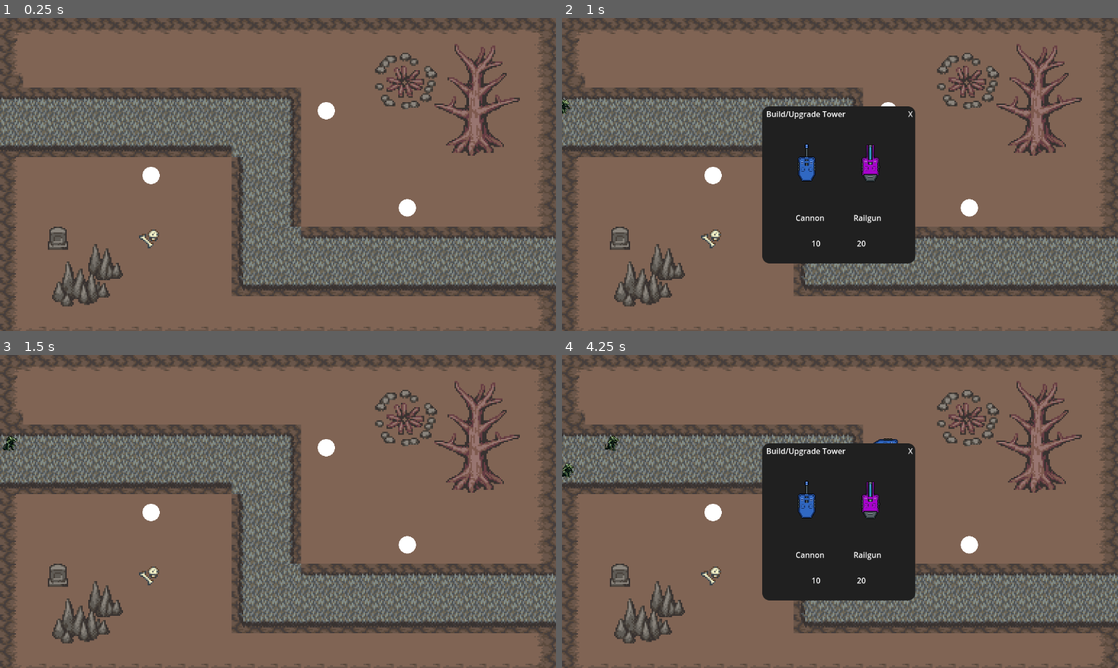
Above: before the commit, frames 1-4 (two rows, left to right).
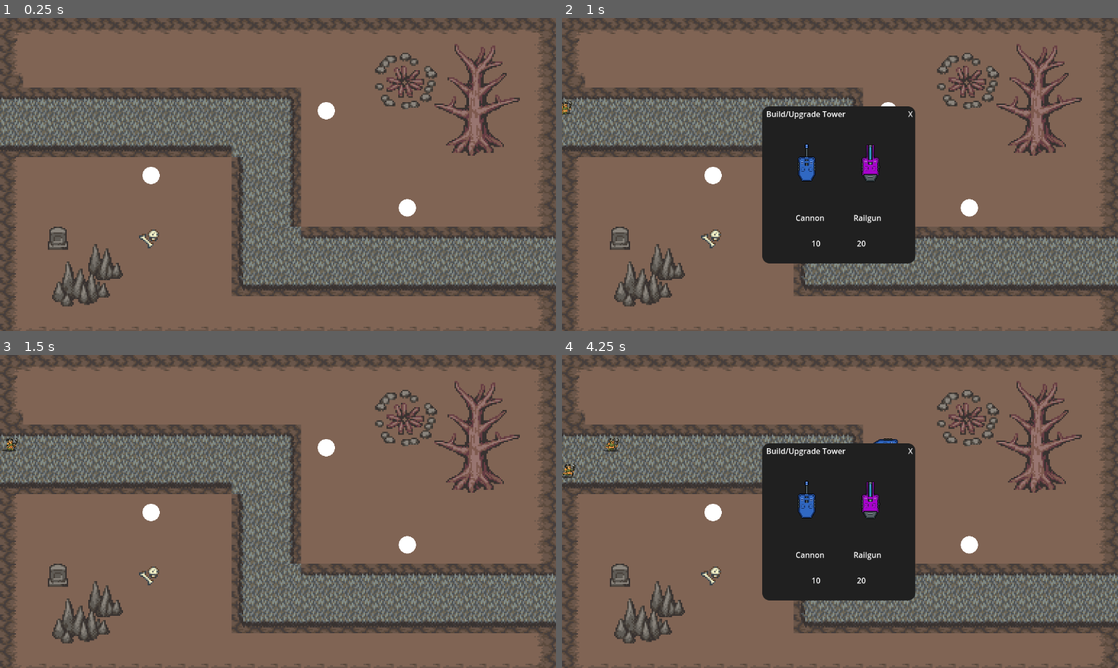
Above: after the commit, the same moments.

Repository: moepoi/Frontier-of-Hell
Game: Godot game, scene res://scenes/stages/stage_1.tscn
Same seed, same stepped clock (60 frames per second), same inputs: the game is played once before the commit and once after it.
Inputs (mouse positions are in pixels of both pictures, inside the frame that each line leads up to):
- Up to frame 1 (0.25 s): no input
- Up to frame 2 (1 s): tap Enter at 0.5 s; move the mouse to (712, 174) at 0.52 s; click (712, 174) at 0.67 s
- Up to frame 3 (1.5 s): click "X" at 1.25 s
- Up to frame 4 (4.25 s): move the mouse to (890, 448) at 2.02 s; click (890, 448) at 2.17 s; click (806, 505) at 2.75 s; move the mouse to (967, 545) at 3.52 s; click (967, 545) at 3.67 s

Frame 1 is identical in both runs. In frame 2, less than 0.1% of the frame differs, in the area x 0-2%, y 26-31%; in frame 3, less than 0.1%; in frame 4, 0.2%, in the area x 0-11%, y 25-40%.

Commit message:
Fix enemy direction

Diff:
--- a/scenes/enemies/enemy_1.tscn
+++ /dev/null
@@ -1,106 +0,0 @@
-[gd_scene load_steps=14 format=3 uid="uid://bdkpehb7sykww"]
-
-[ext_resource type="Script" path="res://scripts/enemies/enemy.gd" id="1_b4ul5"]
-[ext_resource type="Texture2D" uid="uid://b046l0oy0hyj2" path="res://assets/spritesheets/enemy-1.png" id="2_v0ees"]
-
-[sub_resource type="AtlasTexture" id="AtlasTexture_17kv3"]
-atlas = ExtResource("2_v0ees")
-region = Rect2(0, 1, 188, 188)
-
-[sub_resource type="AtlasTexture" id="AtlasTexture_1wwrx"]
-atlas = ExtResource("2_v0ees")
-region = Rect2(188, 1, 188, 188)
-
-[sub_resource type="AtlasTexture" id="AtlasTexture_xvkeb"]
-atlas = ExtResource("2_v0ees")
-region = Rect2(376, 1, 188, 188)
-
-[sub_resource type="AtlasTexture" id="AtlasTexture_usecb"]
-atlas = ExtResource("2_v0ees")
-region = Rect2(564, 1, 188, 188)
-
-[sub_resource type="AtlasTexture" id="AtlasTexture_pq6ve"]
-atlas = ExtResource("2_v0ees")
-region = Rect2(752, 1, 188, 188)
-
-[sub_resource type="AtlasTexture" id="AtlasTexture_ni7yh"]
-atlas = ExtResource("2_v0ees")
-region = Rect2(0, 189, 188, 188)
-
-[sub_resource type="AtlasTexture" id="AtlasTexture_kmn0w"]
-atlas = ExtResource("2_v0ees")
-region = Rect2(188, 189, 188, 188)
-
-[sub_resource type="AtlasTexture" id="AtlasTexture_v3qv0"]
-atlas = ExtResource("2_v0ees")
-region = Rect2(376, 189, 188, 188)
-
-[sub_resource type="AtlasTexture" id="AtlasTexture_hmvpc"]
-atlas = ExtResource("2_v0ees")
-region = Rect2(564, 189, 188, 188)
-
-[sub_resource type="SpriteFrames" id="SpriteFrames_kipn1"]
-animations = [{
-"frames": [{
-"duration": 1.0,
-"texture": SubResource("AtlasTexture_17kv3")
-}, {
-"duration": 1.0,
-"texture": SubResource("AtlasTexture_1wwrx")
-}, {
-"duration": 1.0,
-"texture": SubResource("AtlasTexture_xvkeb")
-}, {
-"duration": 1.0,
-"texture": SubResource("AtlasTexture_usecb")
-}, {
-"duration": 1.0,
-"texture": SubResource("AtlasTexture_pq6ve")
-}, {
-"duration": 1.0,
-"texture": SubResource("AtlasTexture_ni7yh")
-}, {
-"duration": 1.0,
-"texture": SubResource("AtlasTexture_kmn0w")
-}, {
-"duration": 1.0,
-"texture": SubResource("AtlasTexture_v3qv0")
-}, {
-"duration": 1.0,
-"texture": SubResource("AtlasTexture_hmvpc")
-}],
-"loop": true,
-"name": &"default",
-"speed": 5.0
-}]
-
-[sub_resource type="CapsuleShape2D" id="CapsuleShape2D_5hy1j"]
-radius = 18.9995
-height = 39.999
-
-[node name="Enemy" type="PathFollow2D"]
-rotation = 0.00699289
-loop = false
-script = ExtResource("1_b4ul5")
-
-[node name="EnemyBody" type="CharacterBody2D" parent="." groups=["Enemy"]]
-
-[node name="AnimatedSprite2D" type="AnimatedSprite2D" parent="EnemyBody"]
-position = Vector2(9.15527e-05, 0.00012207)
-scale = Vector2(0.176347, 0.175058)
-sprite_frames = SubResource("SpriteFrames_kipn1")
-autoplay = "default"
-frame_progress = 0.735051
-
-[node name="CollisionShape2D" type="CollisionShape2D" parent="EnemyBody"]
-position = Vector2(-0.992983, 1.00696)
-shape = SubResource("CapsuleShape2D_5hy1j")
-
-[node name="HealthBar" type="ProgressBar" parent="EnemyBody"]
-modulate = Color(0.431373, 0.815686, 0, 1)
-offset_left = -15.1814
-offset_top = -25.8945
-offset_right = 86.8186
-offset_bottom = 1.10553
-scale = Vector2(0.3, 0.3)
-show_percentage = false
--- /dev/null
+++ b/scenes/enemies/orc.tscn
@@ -0,0 +1,171 @@
+[gd_scene load_steps=21 format=3 uid="uid://dldnbqg4oc3my"]
+
+[ext_resource type="Script" path="res://scripts/enemies/enemy.gd" id="1_7wn36"]
+[ext_resource type="Texture2D" uid="uid://ddot33oyu6vlh" path="res://assets/spritesheets/enemies/orc.png" id="2_mmtjp"]
+
+[sub_resource type="AtlasTexture" id="AtlasTexture_q1cra"]
+atlas = ExtResource("2_mmtjp")
+region = Rect2(1536, 2048, 512, 512)
+
+[sub_resource type="AtlasTexture" id="AtlasTexture_5omxp"]
+atlas = ExtResource("2_mmtjp")
+region = Rect2(0, 2560, 512, 512)
+
+[sub_resource type="AtlasTexture" id="AtlasTexture_8gkeg"]
+atlas = ExtResource("2_mmtjp")
+region = Rect2(512, 2560, 512, 512)
+
+[sub_resource type="AtlasTexture" id="AtlasTexture_ahq7s"]
+atlas = ExtResource("2_mmtjp")
+region = Rect2(1024, 2560, 512, 512)
+
+[sub_resource type="AtlasTexture" id="AtlasTexture_oqxmm"]
+atlas = ExtResource("2_mmtjp")
+region = Rect2(1536, 0, 512, 512)
+
+[sub_resource type="AtlasTexture" id="AtlasTexture_beao0"]
+atlas = ExtResource("2_mmtjp")
+region = Rect2(0, 512, 512, 512)
+
+[sub_resource type="AtlasTexture" id="AtlasTexture_4642r"]
+atlas = ExtResource("2_mmtjp")
+region = Rect2(512, 512, 512, 512)
+
+[sub_resource type="AtlasTexture" id="AtlasTexture_u131r"]
+atlas = ExtResource("2_mmtjp")
+region = Rect2(1024, 512, 512, 512)
+
+[sub_resource type="AtlasTexture" id="AtlasTexture_xq474"]
+atlas = ExtResource("2_mmtjp")
+region = Rect2(1536, 4096, 512, 512)
+
+[sub_resource type="AtlasTexture" id="AtlasTexture_ux3e3"]
+atlas = ExtResource("2_mmtjp")
+region = Rect2(0, 4608, 512, 512)
+
+[sub_resource type="AtlasTexture" id="AtlasTexture_o0ky4"]
+atlas = ExtResource("2_mmtjp")
+region = Rect2(512, 4608, 512, 512)
+
+[sub_resource type="AtlasTexture" id="AtlasTexture_mbwp0"]
+atlas = ExtResource("2_mmtjp")
+region = Rect2(1024, 4608, 512, 512)
+
+[sub_resource type="AtlasTexture" id="AtlasTexture_hiwr4"]
+atlas = ExtResource("2_mmtjp")
+region = Rect2(1536, 6144, 512, 512)
+
+[sub_resource type="AtlasTexture" id="AtlasTexture_0g3a4"]
+atlas = ExtResource("2_mmtjp")
+region = Rect2(0, 6656, 512, 512)
+
+[sub_resource type="AtlasTexture" id="AtlasTexture_cuf0k"]
+atlas = ExtResource("2_mmtjp")
+region = Rect2(512, 6656, 512, 512)
+
+[sub_resource type="AtlasTexture" id="AtlasTexture_g34yj"]
+atlas = ExtResource("2_mmtjp")
+region = Rect2(1024, 6656, 512, 512)
+
+[sub_resource type="SpriteFrames" id="SpriteFrames_ebg80"]
+animations = [{
+"frames": [{
+"duration": 1.0,
+"texture": SubResource("AtlasTexture_q1cra")
+}, {
+"duration": 1.0,
+"texture": SubResource("AtlasTexture_5omxp")
+}, {
+"duration": 1.0,
+"texture": SubResource("AtlasTexture_8gkeg")
+}, {
+"duration": 1.0,
+"texture": SubResource("AtlasTexture_ahq7s")
+}],
+"loop": true,
+"name": &"back",
+"speed": 5.0
+}, {
+"frames": [{
+"duration": 1.0,
+"texture": SubResource("AtlasTexture_oqxmm")
+}, {
+"duration": 1.0,
+"texture": SubResource("AtlasTexture_beao0")
+}, {
+"duration": 1.0,
+"texture": SubResource("AtlasTexture_4642r")
+}, {
+"duration": 1.0,
+"texture": SubResource("AtlasTexture_u131r")
+}],
+"loop": true,
+"name": &"front",
+"speed": 5.0
+}, {
+"frames": [{
+"duration": 1.0,
+"texture": SubResource("AtlasTexture_xq474")
+}, {
+"duration": 1.0,
+"texture": SubResource("AtlasTexture_ux3e3")
+}, {
+"duration": 1.0,
+"texture": SubResource("AtlasTexture_o0ky4")
+}, {
+"duration": 1.0,
+"texture": SubResource("AtlasTexture_mbwp0")
+}],
+"loop": true,
+"name": &"left",
+"speed": 5.0
+}, {
+"frames": [{
+"duration": 1.0,
+"texture": SubResource("AtlasTexture_hiwr4")
+}, {
+"duration": 1.0,
+"texture": SubResource("AtlasTexture_0g3a4")
+}, {
+"duration": 1.0,
+"texture": SubResource("AtlasTexture_cuf0k")
+}, {
+"duration": 1.0,
+"texture": SubResource("AtlasTexture_g34yj")
+}],
+"loop": true,
+"name": &"right",
+"speed": 5.0
+}]
+
+[sub_resource type="CapsuleShape2D" id="CapsuleShape2D_5hy1j"]
+radius = 21.0065
+height = 42.013
+
+[node name="Enemy" type="PathFollow2D"]
+rotation = 0.00699289
+rotates = false
+loop = false
+script = ExtResource("1_7wn36")
+
+[node name="EnemyBody" type="CharacterBody2D" parent="." groups=["Enemy"]]
+
+[node name="AnimatedSprite2D" type="AnimatedSprite2D" parent="EnemyBody"]
+position = Vector2(9.15527e-05, 0.00012207)
+scale = Vector2(0.09, 0.089)
+sprite_frames = SubResource("SpriteFrames_ebg80")
+animation = &"right"
+autoplay = "right"
+
+[node name="CollisionShape2D" type="CollisionShape2D" parent="EnemyBody"]
+position = Vector2(-0.992983, 1.00696)
+shape = SubResource("CapsuleShape2D_5hy1j")
+
+[node name="HealthBar" type="ProgressBar" parent="EnemyBody"]
+modulate = Color(0.431373, 0.815686, 0, 1)
+offset_left = -15.1814
+offset_top = -25.8945
+offset_right = 86.8186
+offset_bottom = 1.10553
+scale = Vector2(0.3, 0.3)
+show_percentage = false
--- a/scripts/enemies/enemy.gd
+++ b/scripts/enemies/enemy.gd
@@ -4,6 +4,8 @@
 var enemy_id: int = 0
 var health: int = 0
 var speed: int = 0
+var direction_progress = []
+var direction = []
 
 func set_config(config_path):
 	config = load(config_path).new()
@@ -13,11 +15,25 @@
 	health = config.enemy[enemy_id]['health']
 	speed = config.enemy[enemy_id]['speed']
 
+func set_direction():
+	var path_direction = config.game['path_direction']
+	for x in path_direction:
+		direction_progress.append(x['progress'])
+		direction.append(x['direction'])
+
 func _process(delta):
 	update_healthbar()
+	change_direction(get_progress())
 	if health <= 0:
 		queue_free()
 	set_progress(get_progress() + speed * delta)
+
+func change_direction(current_progress):
+	if !direction_progress.is_empty():
+		if current_progress > direction_progress[0]:
+			$EnemyBody/AnimatedSprite2D.play(direction[0])
+			direction_progress.erase(direction_progress[0])
+			direction.erase(direction[0])
 
 func update_healthbar():
 	$EnemyBody/HealthBar.value = health
--- a/scripts/stages/1/config.gd
+++ b/scripts/stages/1/config.gd
@@ -4,7 +4,17 @@
 
 var game = {
 	"spawn_timer": 3.0,
-	"offset": [-30.0, 30.0]
+	"offset": [-30.0, 30.0],
+	"path_direction": [
+		{
+			"progress": 570,
+			"direction": "front"
+		},
+		{
+			"progress": 855,
+			"direction": "right"
+		}
+	]
 }
 
 var menu = [
--- a/scripts/stages/1/summon.gd
+++ b/scripts/stages/1/summon.gd
@@ -7,7 +7,7 @@
 
 var spawn_first: bool = true
 
-var enemy: PackedScene = preload("res://scenes/enemies/enemy_1.tscn")
+var enemy: PackedScene = preload("res://scenes/enemies/orc.tscn")
 
 func _ready():
 	summon()
@@ -25,4 +25,5 @@
 	add_child(enemy_instance)
 	enemy_instance.set_config(config_path)
 	enemy_instance.set_enemy(0)
+	enemy_instance.set_direction()
 	enemy_instance.set_v_offset(rng.randf_range(config.game['offset'][0], config.game['offset'][1]))
